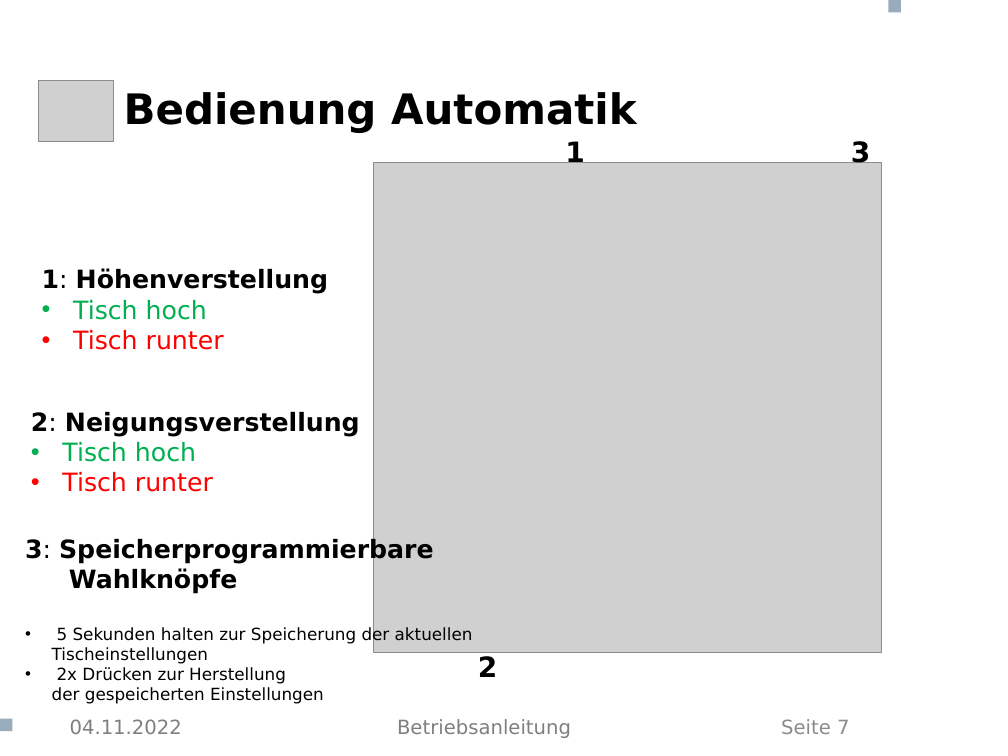
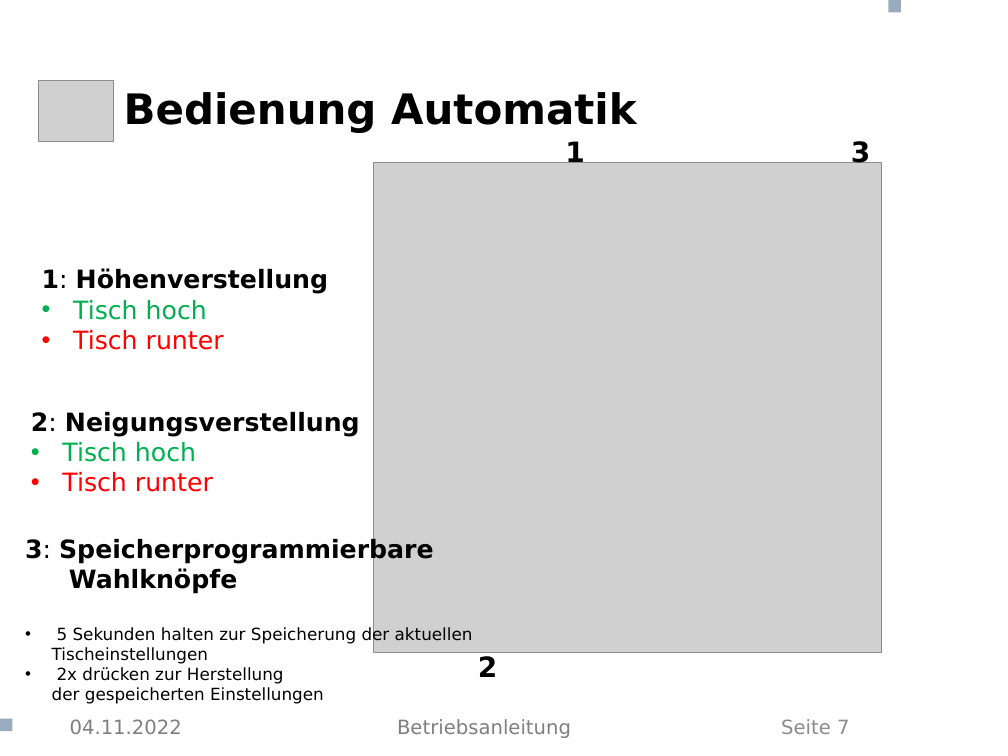
Before and after one commit to CasparTheGhost/Aeskaetisch, a slide deck: slide 7 of Betriebsanleitung/Betriebsanleitung Schreibtisch.pptx. Drawn at 1008x756 pixels with LibreOffice and Linux fonts; fonts in the diff are those of the drawing; grey boxes stand for pictures; background and template pictures are left out. Boxes give left, top, right and bottom in pixels: in the first picture for what was removed or moved away, otherwise in the second. Text is boxed around its words. In the diff, an @@ line names an element or a change of style, - is before the commit and + after.

```diff
--- a/Betriebsanleitung/Betriebsanleitung Schreibtisch.pptx
+++ b/Betriebsanleitung/Betriebsanleitung Schreibtisch.pptx
@@ text at (x1=57, y1=667, x2=284, y2=684): text changed @@
-• 2x Drücken zur Herstellung
+• 2x drücken zur Herstellung
```
Also in this commit, not shown: 7 other slides changed, 1 other file.
